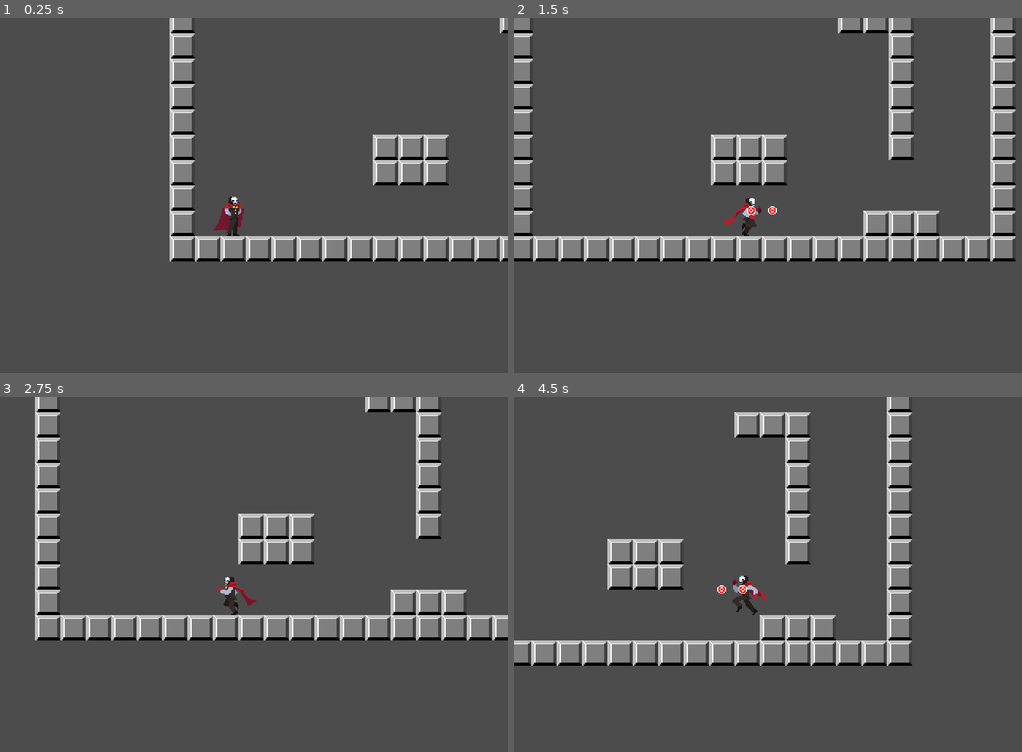
Above: before the commit, frames 1-4 (two rows, left to right).
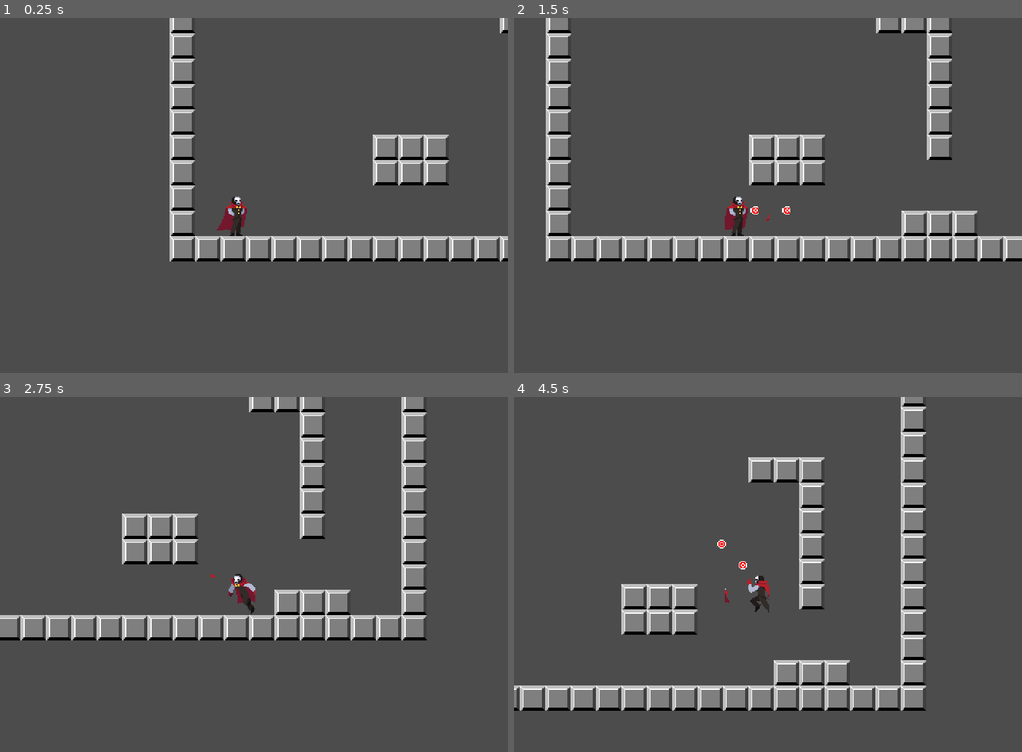
Above: after the commit, the same moments.

Repository: hectorid/jeonsa_prototype
Game: Godot game, scene res://scenes/Level.tscn
The game is run twice, just before and just after one commit, with the same random seed, the same clock (stepped at 60 frames per second) and the same inputs.
Inputs:
- Up to frame 1 (0.25 s): no input
- Up to frame 2 (1.5 s): hold J (shoot) 0.53-1.28 s; hold D (move_right) from 0.53 s (still down); tap K (jump) at 0.77 s; tap J (shoot) at 1.35 s
- Up to frame 3 (2.75 s): tap K (jump) at 1.52 s; release D (move_right) at 2.03 s; hold A (move_left) from 2.03 s (still down); hold J (shoot) from 2.03 s (still down)
- Up to frame 4 (4.5 s): release A (move_left) at 2.78 s; release J (shoot) at 2.78 s; hold D (move_right) 2.78-4.28 s; tap J (shoot) at 2.85, 4.35 s; tap K (jump) at 3.02, 3.77 s; hold J (shoot) 3.53-4.28 s; hold A (move_left) from 4.28 s (still down)

The runs differ from the first frame. In frame 1, 0.3% of the frame differs, in the area x 41-49%, y 50-62%; in frame 2, 20%; in frame 3, 19%; in frame 4, 25%, in the area x 0-82%, y 0-89%.

Commit message:
Implementção da animação de carregamento de tiro e wall slide

Diff:
--- a/scenes/Player.tscn
+++ b/scenes/Player.tscn
@@ -1,10 +1,26 @@
-[gd_scene load_steps=9 format=2]
+[gd_scene load_steps=10 format=2]
 
 [ext_resource path="res://scripts/Player.gd" type="Script" id=1]
 [ext_resource path="res://sprites/mister_n_spritesheet.png" type="Texture" id=2]
 
 [sub_resource type="RectangleShape2D" id=1]
 extents = Vector2( 9, 18 )
+
+[sub_resource type="Animation" id=7]
+resource_name = "charge"
+length = 0.1
+tracks/0/type = "value"
+tracks/0/path = NodePath("Sprite:frame")
+tracks/0/interp = 1
+tracks/0/loop_wrap = true
+tracks/0/imported = false
+tracks/0/enabled = true
+tracks/0/keys = {
+"times": PoolRealArray( 0 ),
+"transitions": PoolRealArray( 1 ),
+"update": 1,
+"values": [ 14 ]
+}
 
 [sub_resource type="Animation" id=2]
 resource_name = "fall"
@@ -85,7 +101,7 @@
 
 [node name="Sprite" type="Sprite" parent="."]
 texture = ExtResource( 2 )
-hframes = 14
+hframes = 16
 frame = 5
 
 [node name="Collision" type="CollisionShape2D" parent="."]
@@ -103,6 +119,7 @@
 
 [node name="AnimPlayer" type="AnimationPlayer" parent="."]
 autoplay = "idle"
+anims/charge = SubResource( 7 )
 anims/fall = SubResource( 2 )
 anims/idle = SubResource( 3 )
 anims/jump = SubResource( 4 )
--- a/scripts/Player.gd
+++ b/scripts/Player.gd
@@ -9,15 +9,15 @@
 
 var velocity : Vector2
 
-var is_dead : bool
-var is_hit : bool
-var is_charging : bool
-var is_attacking : bool
-var is_moving: bool
-var is_falling : bool
+var is_dead : bool = false
+var is_hit : bool = false
+var is_charging : bool = false
+var is_attacking : bool = false
+var is_moving: bool = false
+var is_falling : bool = false
 
-var is_on_floor : bool
-var is_on_wall : bool
+var is_on_floor : bool = false
+var is_on_wall : bool = false
 
 var target_direction := Vector2(1,0)
 
@@ -45,13 +45,19 @@
 
 	if not (is_dead or is_hit):
 		#HORIZONTAL MOVEMENT
-		if not is_charging and not is_attacking:
+		if is_on_floor and (is_charging or is_attacking):
+			velocity.x = 0
+		else:
 			velocity.x = move_direction.x * vars['move_speed']
 
 		# GRAVITY
 		velocity.y += vars['gravity'] * delta
 		if velocity.y > vars['max_gravity']:
 			velocity.y = vars['max_gravity']
+
+		#WALL SLIDE
+		if is_on_wall and velocity.y > 0:
+			velocity.y /= 2
 
 		# JUMP
 		var INPUT_JUMP := Input.is_action_just_pressed("jump")
@@ -66,6 +72,8 @@
 		var INPUT_CHARGING := Input.is_action_pressed("shoot")
 		var INPUT_CHARGE_PRESS := Input.is_action_just_pressed("shoot")
 		var INPUT_CHARGE_RELEASE := Input.is_action_just_released("shoot")
+
+		is_charging = INPUT_CHARGING
 
 		if INPUT_CHARGING:
 			if INPUT_CHARGE_PRESS:
@@ -83,6 +91,8 @@
 				Game.spawn(proj)
 
 			charge = 0
+	else:
+		is_charging = false
 
 
 	# APPLY MOVEMENT
